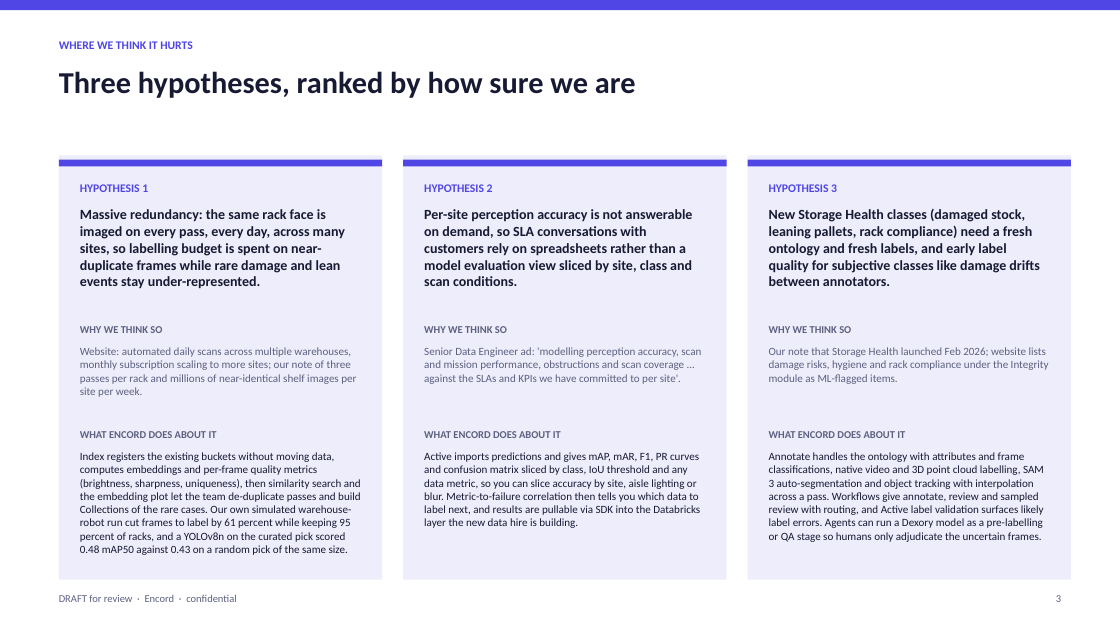
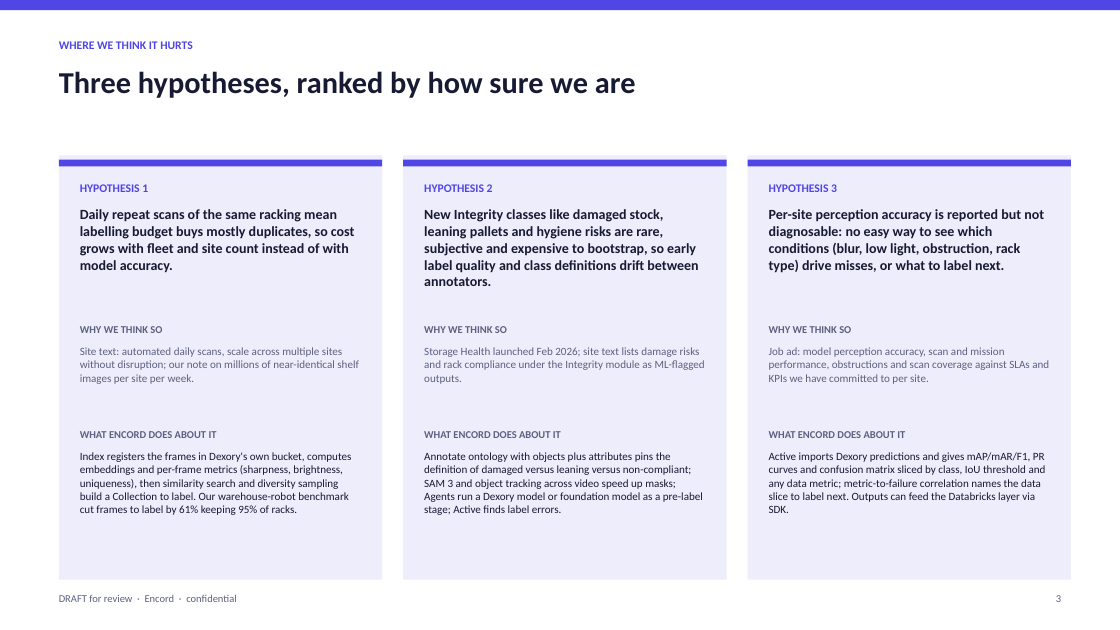
Before and after one commit to qaisak/signal-desk, a slide deck: slide 3 of docs/briefs/dexory.pptx. Drawn at 1120x630 pixels with LibreOffice and Linux fonts; fonts in the diff are those of the drawing. Boxes give left, top, right and bottom in pixels: in the first picture for what was removed or moved away, otherwise in the second. Text is boxed around its words. In the diff, an @@ line names an element or a change of style, - is before the commit and + after.

```diff
--- a/docs/briefs/dexory.pptx
+++ b/docs/briefs/dexory.pptx
@@ text at <box>80,209,355,273</box>: text changed @@
-Massive redundancy: the same rack face is imaged on every pass, every day, across many sites, so labelling budget is spent on near-duplicate frames while rare damage and lean events stay under-represented.
+Daily repeat scans of the same racking mean labelling budget buys mostly duplicates, so cost grows with fleet and site count instead of with model accuracy.
@@ text at <box>424,209,698,286</box>: text changed @@
-Per-site perception accuracy is not answerable on demand, so SLA conversations with customers rely on spreadsheets rather than a model evaluation view sliced by site, class and scan conditions.
+New Integrity classes like damaged stock, leaning pallets and hygiene risks are rare, subjective and expensive to bootstrap, so early label quality and class definitions drift between annotators.
@@ text at <box>769,209,1044,273</box>: text changed @@
-New Storage Health classes (damaged stock, leaning pallets, rack compliance) need a fresh ontology and fresh labels, and early label quality for subjective classes like damage drifts between annotators.
+Per-site perception accuracy is reported but not diagnosable: no easy way to see which conditions (blur, low light, obstruction, rack type) drive misses, or what to label next.
@@ text at <box>80,347,359,384</box>: text changed @@
-Website: automated daily scans across multiple warehouses, monthly subscription scaling to more sites; our note of three passes per rack and millions of near-identical shelf images per site per week.
+Site text: automated daily scans, scale across multiple sites without disruption; our note on millions of near-identical shelf images per site per week.
@@ text at <box>424,347,705,384</box>: text changed @@
-Senior Data Engineer ad: 'modelling perception accuracy, scan and mission performance, obstructions and scan coverage ... against the SLAs and KPIs we have committed to per site'.
+Storage Health launched Feb 2026; site text lists damage risks and rack compliance under the Integrity module as ML-flagged outputs.
@@ text at <box>769,347,1049,384</box>: text changed @@
-Our note that Storage Health launched Feb 2026; website lists damage risks, hygiene and rack compliance under the Integrity module as ML-flagged items.
+Job ad: model perception accuracy, scan and mission performance, obstructions and scan coverage against SLAs and KPIs we have committed to per site.
@@ text at <box>80,452,351,515</box>: text changed @@
-Index registers the existing buckets without moving data, computes embeddings and per-frame quality metrics (brightness, sharpness, uniqueness), then similarity search and the embedding plot let the team de-duplicate passes and build Collections of the rare cases. Our own simulated warehouse-robot run cut frames to label by 61 percent while keeping 95 percent of racks, and a YOLOv8n on the curated pick scored 0.48 mAP50 against 0.43 on a random pick of the same size.
+Index registers the frames in Dexory's own bucket, computes embeddings and per-frame metrics (sharpness, brightness, uniqueness), then similarity search and diversity sampling build a Collection to label. Our warehouse-robot benchmark cut frames to label by 61% keeping 95% of racks.
@@ text at <box>424,452,703,515</box>: text changed @@
-Active imports predictions and gives mAP, mAR, F1, PR curves and confusion matrix sliced by class, IoU threshold and any data metric, so you can slice accuracy by site, aisle lighting or blur. Metric-to-failure correlation then tells you which data to label next, and results are pullable via SDK into the Databricks layer the new data hire is building.
+Annotate ontology with objects plus attributes pins the definition of damaged versus leaning versus non-compliant; SAM 3 and object tracking across video speed up masks; Agents run a Dexory model or foundation model as a pre-label stage; Active finds label errors.
@@ text at <box>769,452,1046,513</box>: text changed @@
-Annotate handles the ontology with attributes and frame classifications, native video and 3D point cloud labelling, SAM 3 auto-segmentation and object tracking with interpolation across a pass. Workflows give annotate, review and sampled review with routing, and Active label validation surfaces likely label errors. Agents can run a Dexory model as a pre-labelling or QA stage so humans only adjudicate the uncertain frames.
+Active imports Dexory predictions and gives mAP/mAR/F1, PR curves and confusion matrix sliced by class, IoU threshold and any data metric; metric-to-failure correlation names the data slice to label next. Outputs can feed the Databricks layer via SDK.
```
Also in this commit, not shown: 6 other slides changed, 9 other files.
